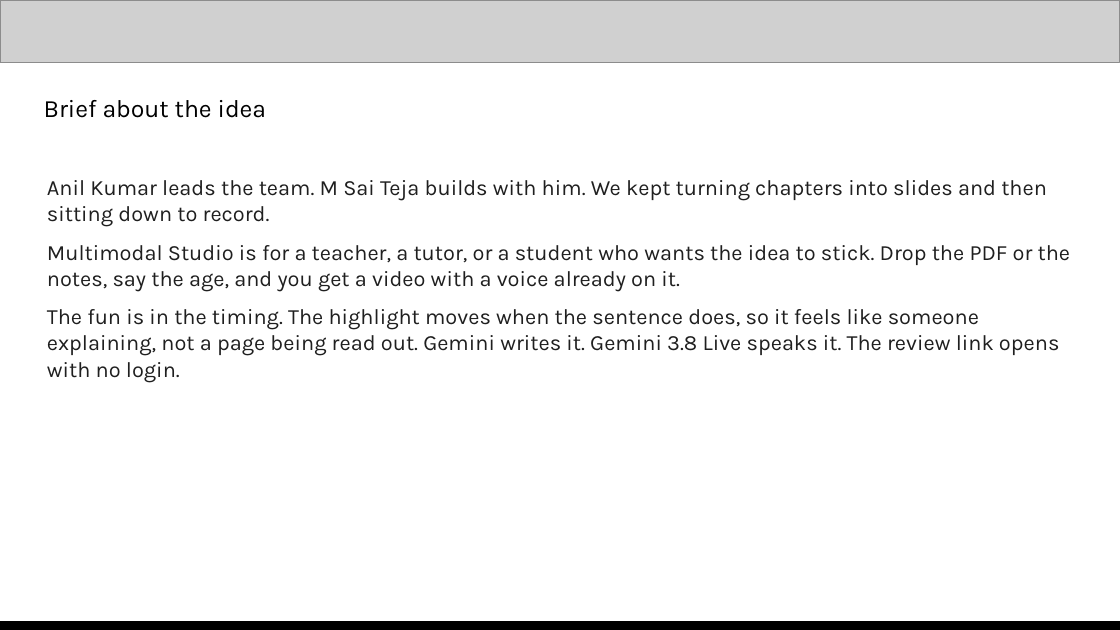
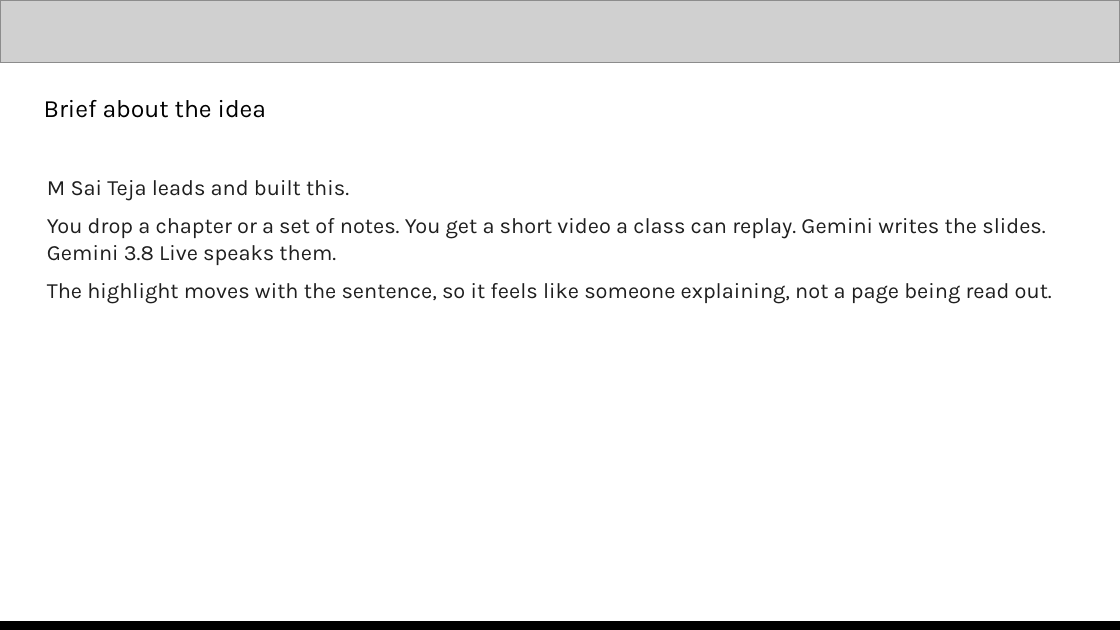
Before and after one commit to saitej123/Gemini-Multimodal-Studio, a slide deck: slide 3 of Template/Out/Multimodal Studio - AI Builder Cup.pptx. Drawn at 1120x630 pixels with LibreOffice and Linux fonts; fonts in the diff are those of the drawing; grey boxes stand for pictures. Boxes give left, top, right and bottom in pixels: in the first picture for what was removed or moved away, otherwise in the second. Text is boxed around its words. In the diff, an @@ line names an element or a change of style, - is before the commit and + after.

```diff
--- a/Template/Out/Multimodal Studio - AI Builder Cup.pptx
+++ b/Template/Out/Multimodal Studio - AI Builder Cup.pptx
@@ text at (x1=47, y1=180, x2=1052, y2=304): text changed @@
-Anil Kumar leads the team. M Sai Teja builds with him. We kept turning chapters into slides and then sitting down to record.
-Multimodal Studio is for a teacher, a tutor, or a student who wants the idea to stick. Drop the PDF or the notes, say the age, and you get a video with a voice already on it.
-The fun is in the timing. The highlight moves when the sentence does, so it feels like someone explaining, not a page being read out. Gemini writes it. Gemini 3.8 Live speaks it. The review link opens with no login.
+M Sai Teja leads and built this.
+You drop a chapter or a set of notes. You get a short video a class can replay. Gemini writes the slides. Gemini 3.8 Live speaks them.
+The highlight moves with the sentence, so it feels like someone explaining, not a page being read out.
```
Also in this commit, not shown: 12 other slides changed, 2 other files.
